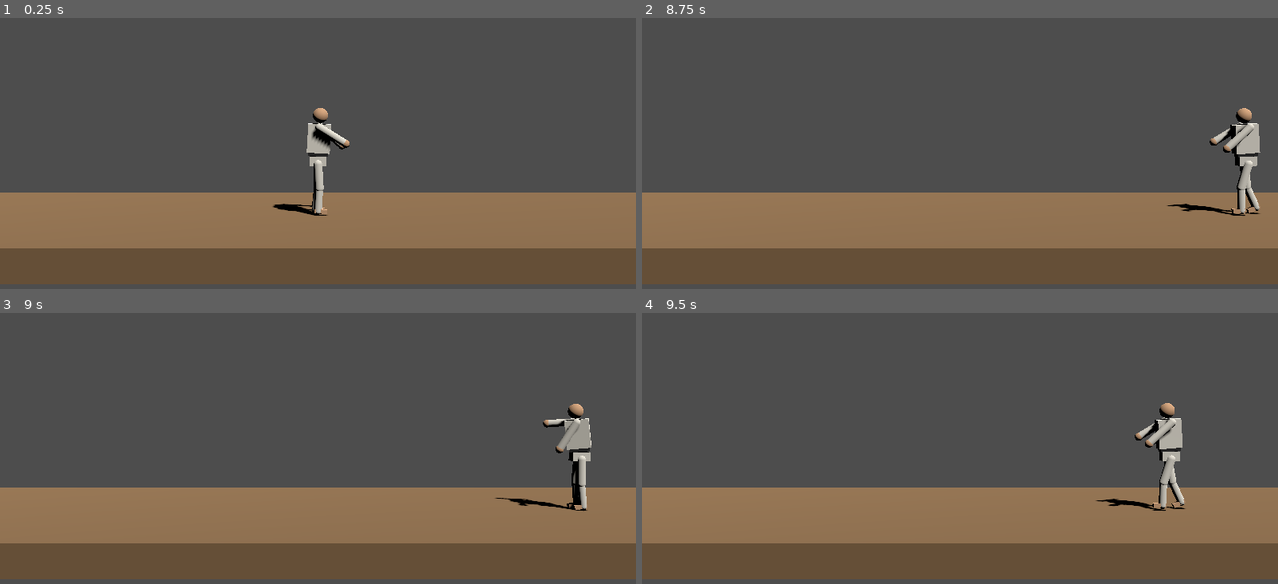
Above: before the commit, frames 1-4 (two rows, left to right).
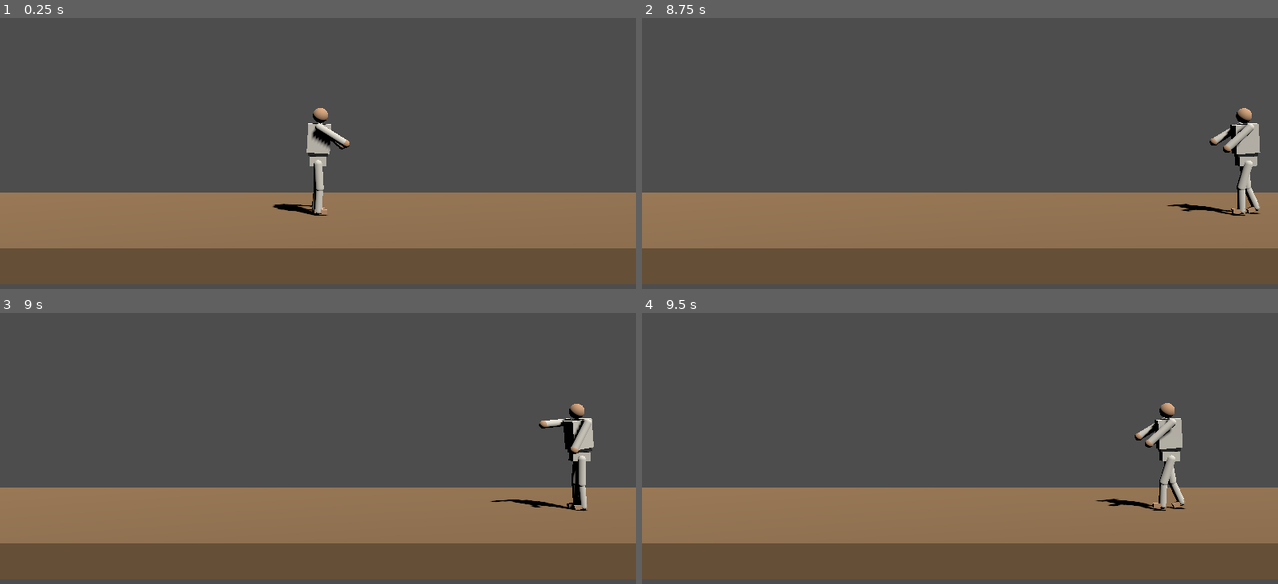
Above: after the commit, the same moments.

Repository: daveph74/ikplus
Game: Godot game, scene res://scenes/main/main.tscn
The game is run twice, just before and just after one commit, with the same random seed, the same clock (stepped at 60 frames per second) and the same inputs.
Inputs:
- Up to frame 1 (0.25 s): no input
- Up to frame 2 (8.75 s): hold D (move_right) 0.53-1.28 s; hold L (block) 0.53-1.28 s; tap W (jump) at 0.77, 1.52, 3.02, 3.77, 4.52, 6.02, 6.77, 7.52 s; hold A (move_left) 1.28-2.03 s; tap K (kick) every 2.25 s from 1.35 to 8.1 s; hold D (move_right) 2.03-3.53 s; tap J (punch) at 2.1, 4.35, 6.6 s; tap L (block) at 2.85, 7.35 s; hold A (move_left) 3.53-5.78 s; hold L (block) 5.03-5.78 s; hold D (move_right) 5.78-8.03 s; hold A (move_left) from 8.03 s (still down)
- Up to frame 3 (9 s): keep holding A (move_left); tap J (punch) at 8.85 s
- Up to frame 4 (9.5 s): keep holding A (move_left); tap W (jump) at 9.02 s

Frames 1-2 are identical in both runs. In frame 3, 0.7% of the frame differs, in the area x 77-94%, y 33-72%; in frame 4, nothing differs.

Commit message:
Steps 1-4 verified green; art direction from owner reference
Fix --check-only false negative (autoloads fetched via tree, project convention);
fix punch strike torso twist sign (-Y swung the punching shoulder backward — hand
fell ~2cm short of overlap; +Y is the anatomical reverse-punch rotation and lands
solidly). Full gate: import + per-file parse + boot + 12/12 smoke asserts.
Add docs/art-direction.md (sunset coastal dojo, red/white/indigo gis, arcade
top-bar HUD adapted to first-to-6 scoring) and generated .uid/.import sidecars.

Co-Authored-By: Claude Fable 5 <noreply@anthropic.com>
Claude-Session: https://claude.ai/code/session_01WU5JDJugu3YwkdSVBy1zQo

Diff:
--- a/scripts/combat/combat_resolver.gd
+++ b/scripts/combat/combat_resolver.gd
@@ -19,6 +19,11 @@
 
 var _queue: Array[Contact] = []
 
+# Autoloads are fetched via the tree, never as bare identifiers — bare autoload
+# globals only exist once a game boot registers them, so they fail the
+# --check-only parse gate (project convention; see tools/verify.sh).
+@onready var _events: Node = get_node(^"/root/GameEvents")
+
 
 func enqueue(attacker: Fighter, victim: Fighter, attack: AttackData) -> void:
 	if attacker == victim:
@@ -39,7 +44,7 @@
 	var reactions := {} # victim (Fighter) -> [Contact, HitResult]
 	for c in batch:
 		var result := resolve_contact(c.attacker, c.victim, c.attack, c.victim_state)
-		GameEvents.fighter_hit.emit(c.attacker, c.victim, result, c.attack)
+		_events.fighter_hit.emit(c.attacker, c.victim, result, c.attack)
 		if result == HitResult.HIT or result == HitResult.KNOCKDOWN:
 			c.attacker.apply_hitstop(c.attack.hit_stop_frames())
 			var prev: Array = reactions.get(c.victim, [])
--- a/scripts/fighters/fighter_visual.gd
+++ b/scripts/fighters/fighter_visual.gd
@@ -292,8 +292,8 @@
 			"Rig/Hips/Torso": [
 				[0.0, Vector3(0, 0, -0.06)],
 				[t_hit * 0.5, Vector3(0, 0.15, -0.02)],
-				[t_hit, Vector3(0, -0.35, -0.12)],
-				[t_hold, Vector3(0, -0.35, -0.12)],
+				[t_hit, Vector3(0, 0.35, -0.12)],
+				[t_hold, Vector3(0, 0.35, -0.12)],
 				[total, Vector3(0, 0, -0.06)],
 			],
 			"Rig/Hips/Torso/ShoulderR": [
Not shown, added: icon.svg.import
Not shown, added: scripts/combat/attack_data.gd.uid
Not shown, added: scripts/combat/attack_registry.gd.uid
Not shown, added: scripts/combat/combat_resolver.gd.uid
Not shown, added: scripts/combat/hitbox.gd.uid
Not shown, added: scripts/combat/hurtbox.gd.uid
Not shown, added: scripts/fighters/fighter.gd.uid
Not shown, added: scripts/fighters/fighter_config.gd.uid
Not shown, added: scripts/fighters/fighter_controller.gd.uid
Not shown, added: scripts/fighters/fighter_intent.gd.uid
Not shown, added: scripts/fighters/fighter_visual.gd.uid
Not shown, added: scripts/fighters/input_buffer.gd.uid
(and 6 more such lines)
